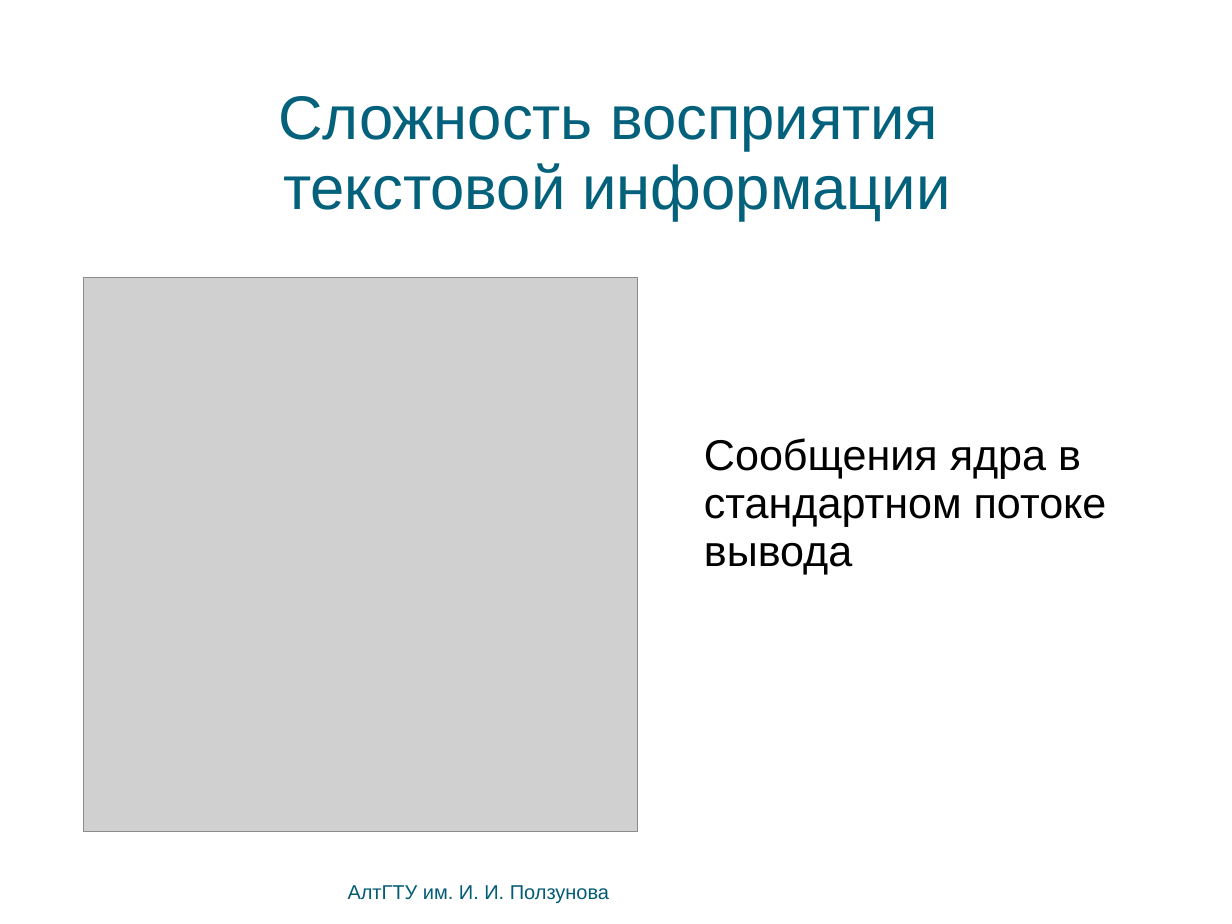
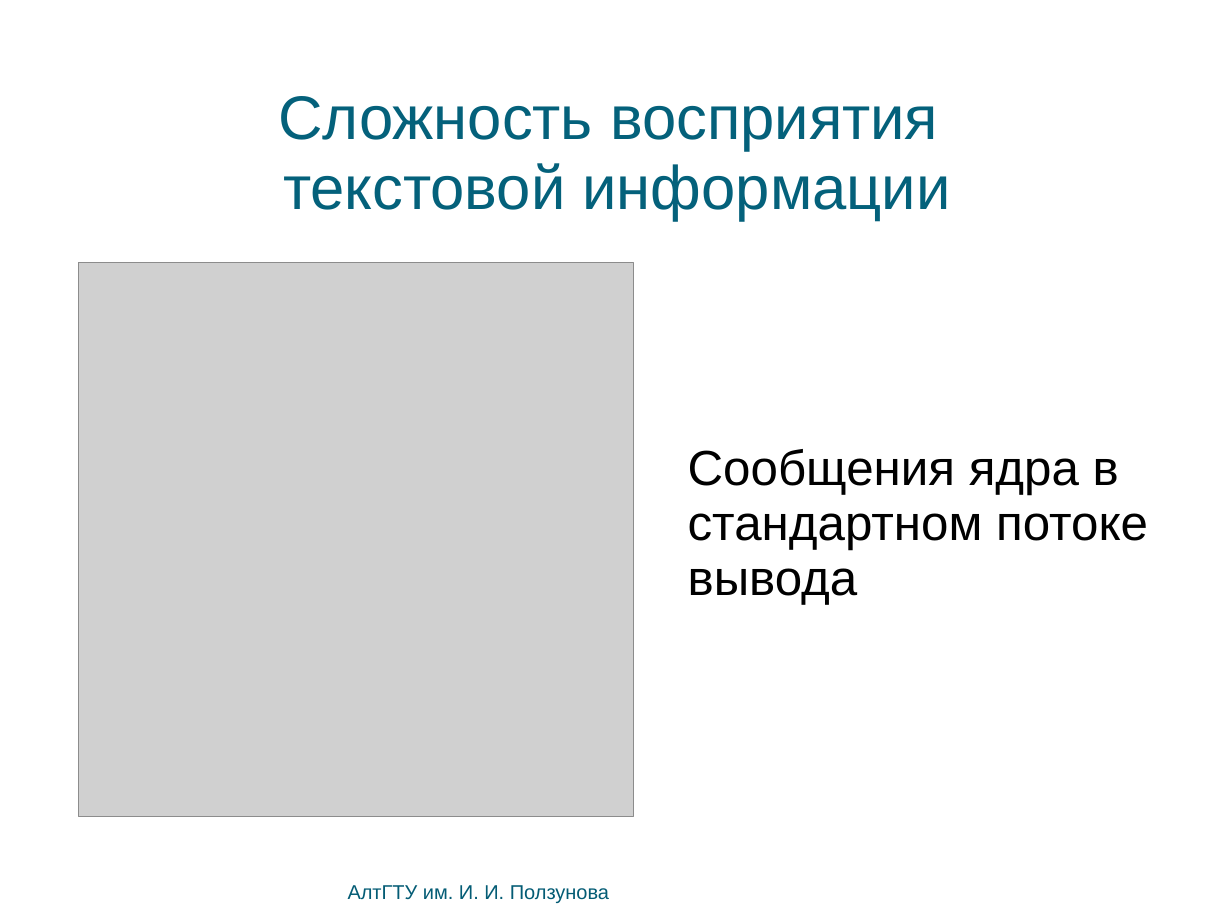
Before and after one commit to bluerain/snoopy, a slide deck: slide 2 of diploma/trunk/ppt/starovoitov.ppt. Drawn at 1232x924 pixels with LibreOffice and Linux fonts; fonts in the diff are those of the drawing; grey boxes stand for pictures; background and template pictures are left out. Boxes give left, top, right and bottom in pixels: in the first picture for what was removed or moved away, otherwise in the second. Text is boxed around its words. In the diff, an @@ line names an element or a change of style, - is before the commit and + after.

```diff
--- a/diploma/trunk/ppt/starovoitov.ppt
+++ b/diploma/trunk/ppt/starovoitov.ppt
@@ picture moved from (x1=83, y1=277, x2=638, y2=832) to (x1=79, y1=263, x2=633, y2=817) @@
@@ text "Сообщения ядра в стандартном потоке ..." moved from (x1=704, y1=438, x2=1107, y2=575) to (x1=688, y1=449, x2=1148, y2=605) @@
@@ text "Сообщения ядра в стандартном потоке ..." at (x1=688, y1=449, x2=1148, y2=605): size 28 to 32 pt @@
```
Also in this commit, not shown: 5 other slides changed, 3 other files.
